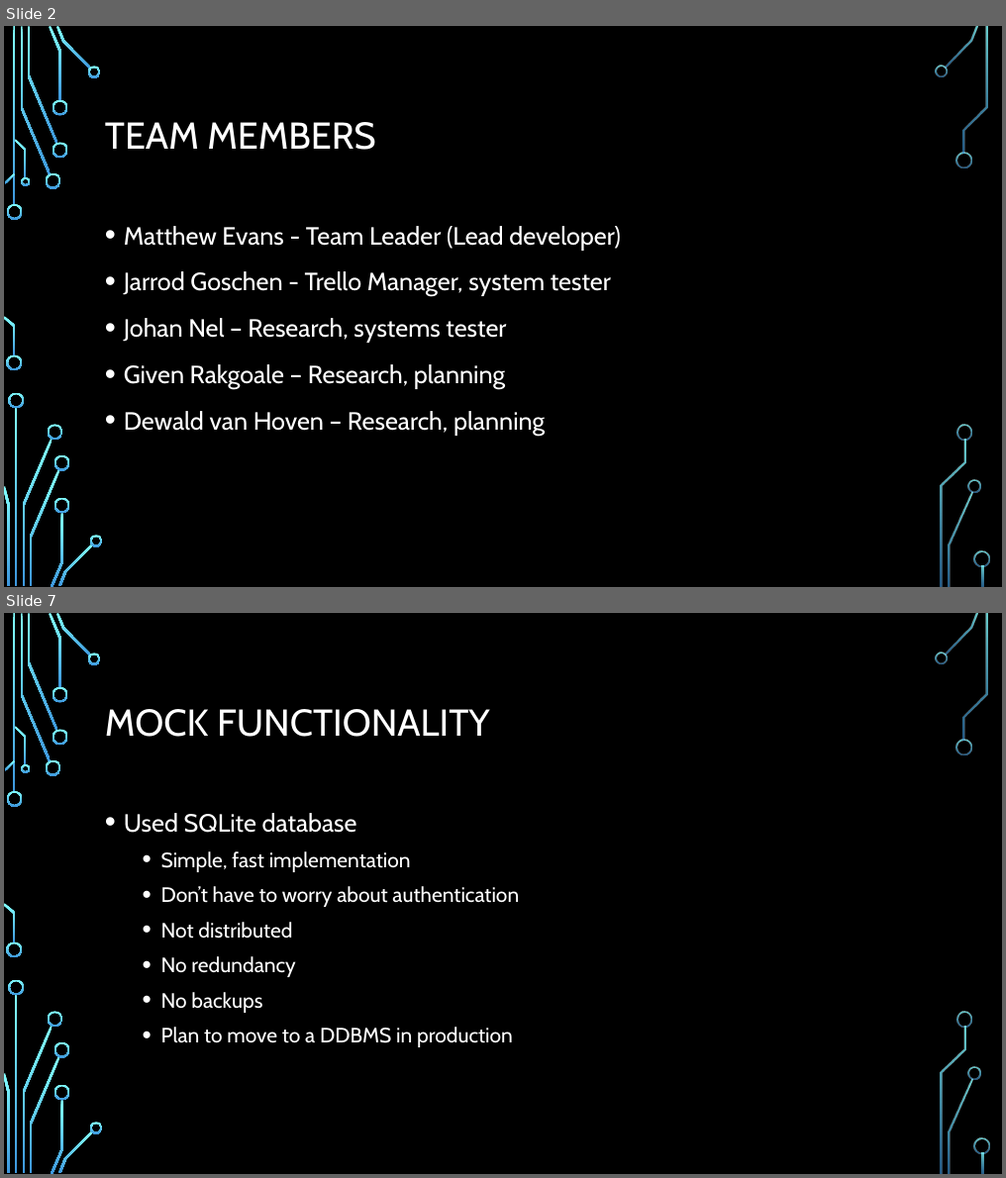
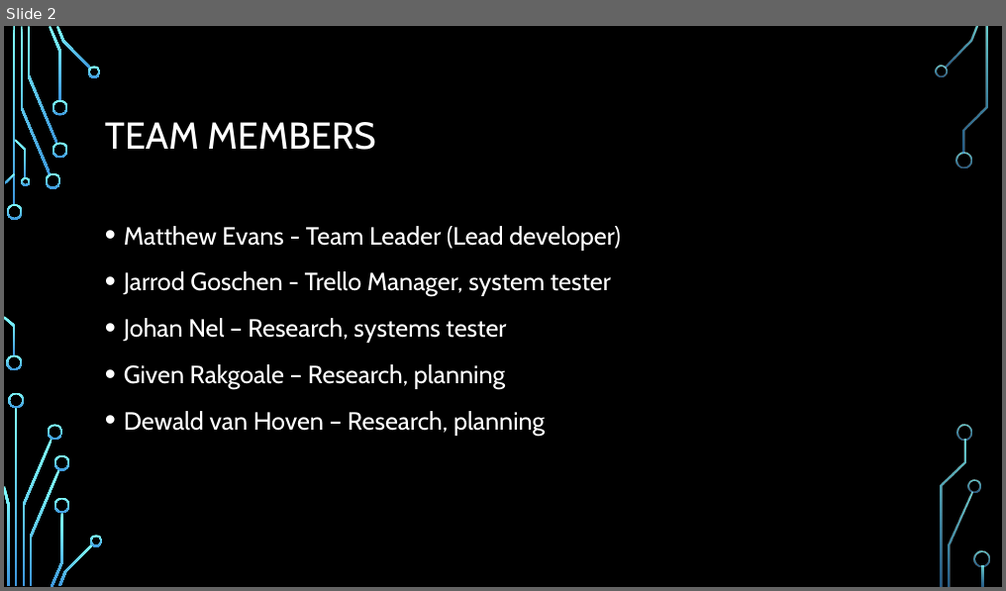
Before and after one commit to ocean-nfc/ocean-nfc-server, a slide deck: Ocean - NFC Slide Show.pptx. Shown one above the other, each under a label of ours: slides 2 and 7 before the commit, slide 2 after it; the slides between them are not shown. The pictures are 1006x1178 and 1006x591 pixels, drawn with LibreOffice and Linux fonts; fonts in the diff are those of the drawing; background and template pictures are left out. Boxes give left, top, right and bottom in pixels: in the first picture for what was removed or moved away, otherwise in the second. Text is boxed around its words. In the diff, an @@ line names an element or a change of style, - is before the commit and + after.

```diff
--- a/Ocean - NFC Slide Show.pptx
+++ b/Ocean - NFC Slide Show.pptx
@@ slide 7 removed at bbox=[4, 613, 1002, 1174], background picture (left out); not listed: 36 template elements that a slide beside it also shows @@
@@ title removed at bbox=[105, 709, 490, 737] @@
-MOCK FUNCTIONALITY
@@ text removed at bbox=[124, 813, 519, 1048] @@
-• Used SQLite database
-  • Simple, fast implementation
-  • Don’t have to worry about authentication
-  • Not distributed
-  • No redundancy
-  • No backups
-  • Plan to move to a DDBMS in production
```
Also in this commit, not shown: 7 slides added, 5 other slides removed.
